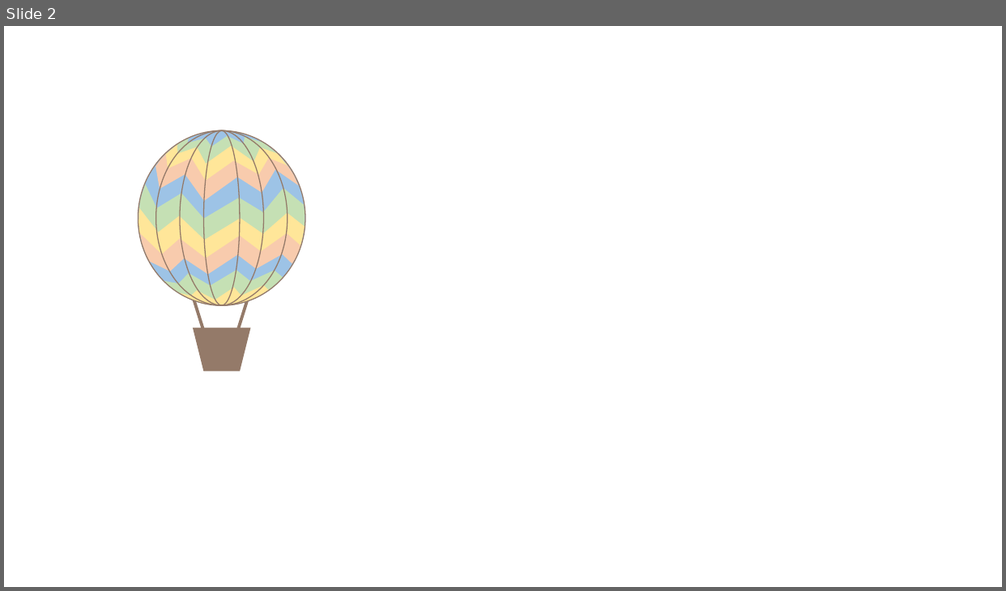
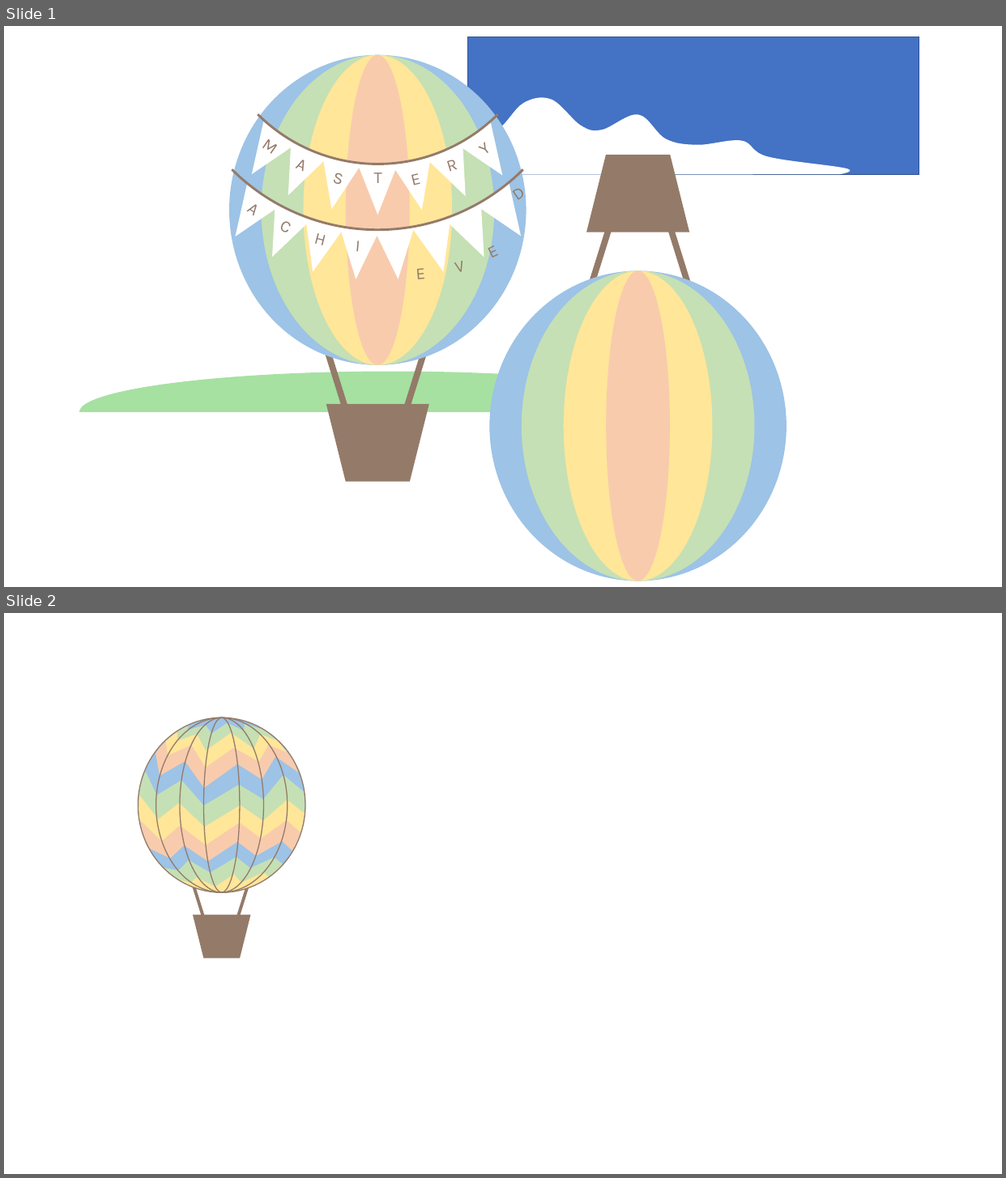
Before and after one commit to catherinesyeh/bkt-balloon, a slide deck: images/images.pptx. Shown one above the other, each under a label of ours: slide 2 before the commit, slides 1 and 2 after it. The pictures are 1006x591 and 1006x1178 pixels, drawn with LibreOffice and Linux fonts; fonts in the diff are those of the drawing. Boxes give left, top, right and bottom in pixels: in the first picture for what was removed or moved away, otherwise in the second. Text is boxed around its words. In the diff, an @@ line names an element or a change of style, - is before the commit and + after.

```diff
--- a/images/images.pptx
+++ b/images/images.pptx
@@ slide 1 added at [4, 26, 1002, 587], background #FFFFFF @@
@@ group added at [87, 26, 669, 482]: 15 triangles, 15 texts, 4 ellipses, 2 lines, 2 arc (boxed as its full ellipse)s, 1 trapezoid @@
+M
+A
+S
+T
+E
+R
+Y
+A
+C
+H
+I
+E
+D
+E
+V
@@ rectangle added at [468, 37, 919, 175], fill #4472C4, outline #325491 1 pt @@
@@ freeform shape added at [468, 98, 850, 175], fill #FFFFFF @@
@@ group added at [490, 155, 787, 582]: 4 ellipses, 2 lines, 1 trapezoid @@
@@ chord (boxed as its full ellipse) added at [79, 372, 704, 453], fill #A6E1A1 @@
```
Also in this commit, not shown: 1 slide removed, 13 other files.
